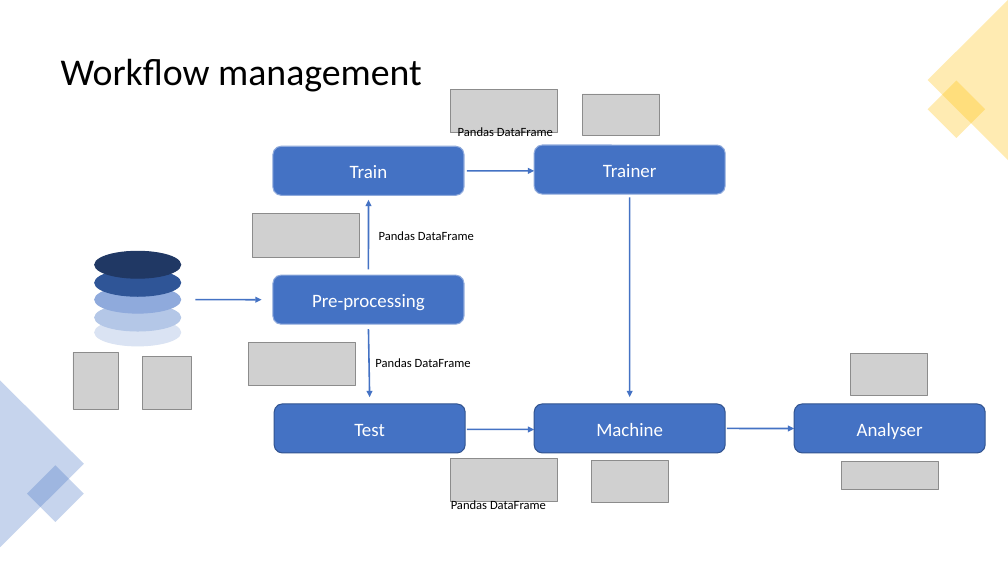
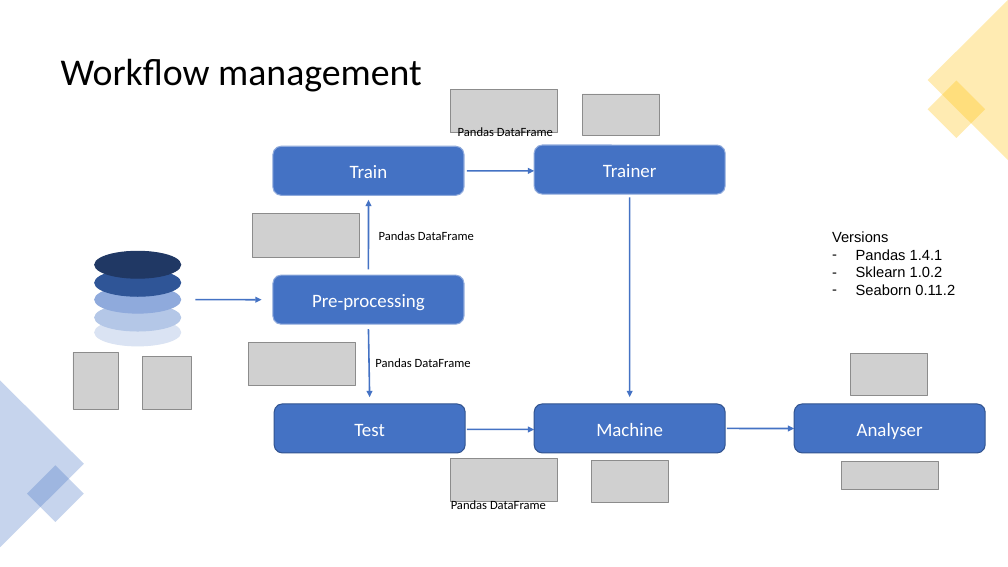
Before and after one commit to Laurasid/M05_Project, a slide deck: slide 2 of pres_full.pptx (slide 3 before the commit). Drawn at 1008x567 pixels with LibreOffice and Linux fonts; fonts in the diff are those of the drawing; grey boxes stand for pictures. Boxes give left, top, right and bottom in pixels: in the first picture for what was removed or moved away, otherwise in the second. Text is boxed around its words. In the diff, an @@ line names an element or a change of style, - is before the commit and + after.

```diff
--- a/pres_full.pptx
+++ b/pres_full.pptx
@@ text added at (x1=832, y1=231, x2=955, y2=295), 14 pt, text #000000 @@
+Versions
+– Pandas 1.4.1
+– Sklearn 1.0.2
+– Seaborn 0.11.2
```
Also in this commit, not shown: 1 other slide changed, 2 slides added, 1 slide removed.
